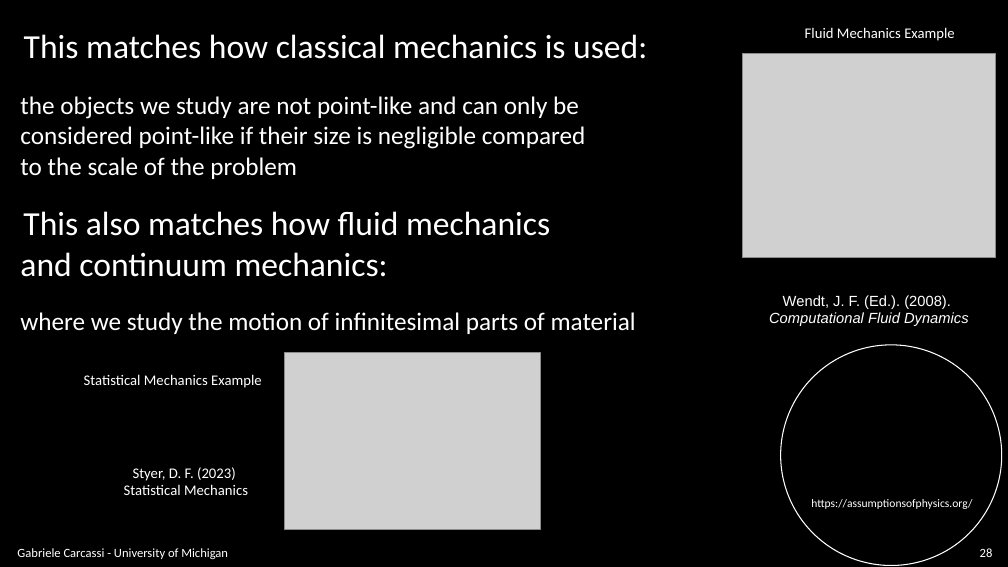
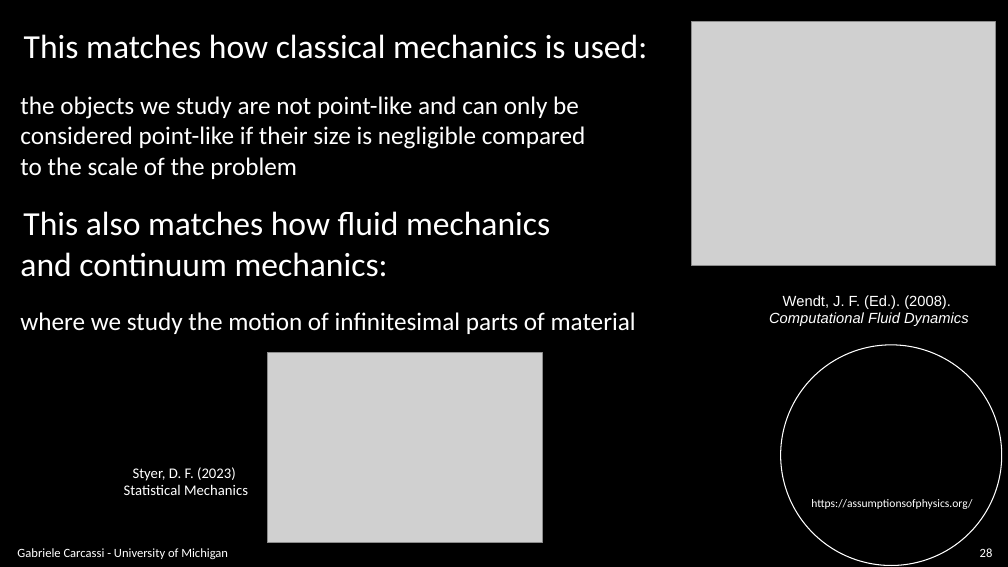
Before and after one commit to assumptionsofphysics/slides, a slide deck: slide 28 of BookCompanions-v2/RP-Class-3.pptx. Drawn at 1008x567 pixels with LibreOffice and Linux fonts; fonts in the diff are those of the drawing; grey boxes stand for pictures; background and template pictures are left out. Boxes give left, top, right and bottom in pixels: in the first picture for what was removed or moved away, otherwise in the second. Text is boxed around its words. In the diff, an @@ line names an element or a change of style, - is before the commit and + after.

```diff
--- a/BookCompanions-v2/RP-Class-3.pptx
+++ b/BookCompanions-v2/RP-Class-3.pptx
@@ picture: place and size @@
-picture at [743,54,997,258]
+picture at [692,21,996,265]
@@ text removed at [805,27,955,41] @@
-Fluid Mechanics Example
@@ picture: place and size @@
-picture at [285,353,541,529]
+picture at [268,353,543,543]
@@ text removed at [84,374,262,388] @@
-Statistical Mechanics Example
```
Also in this commit, not shown: 30 other slides changed, 6 slides added, 1 slide removed.
